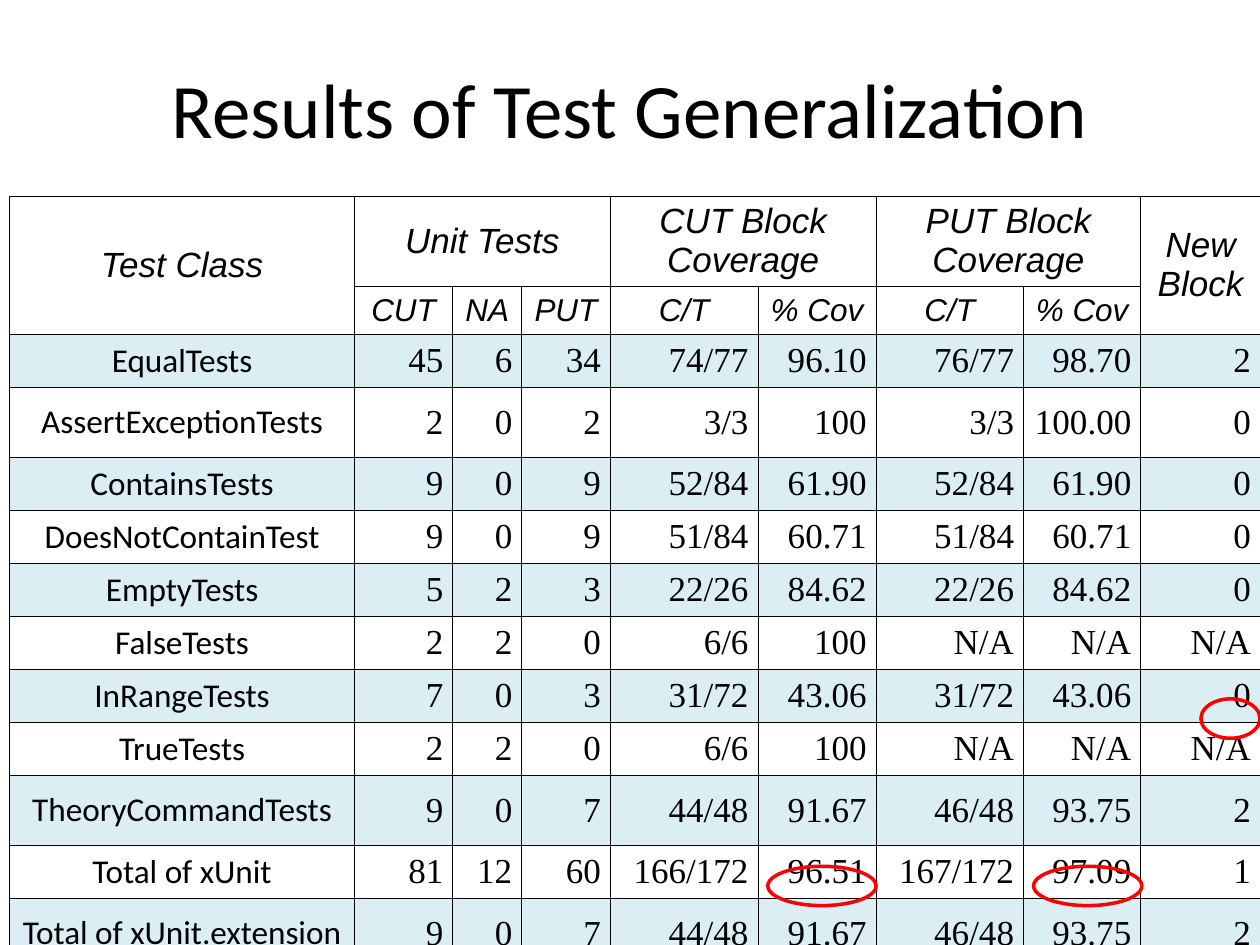
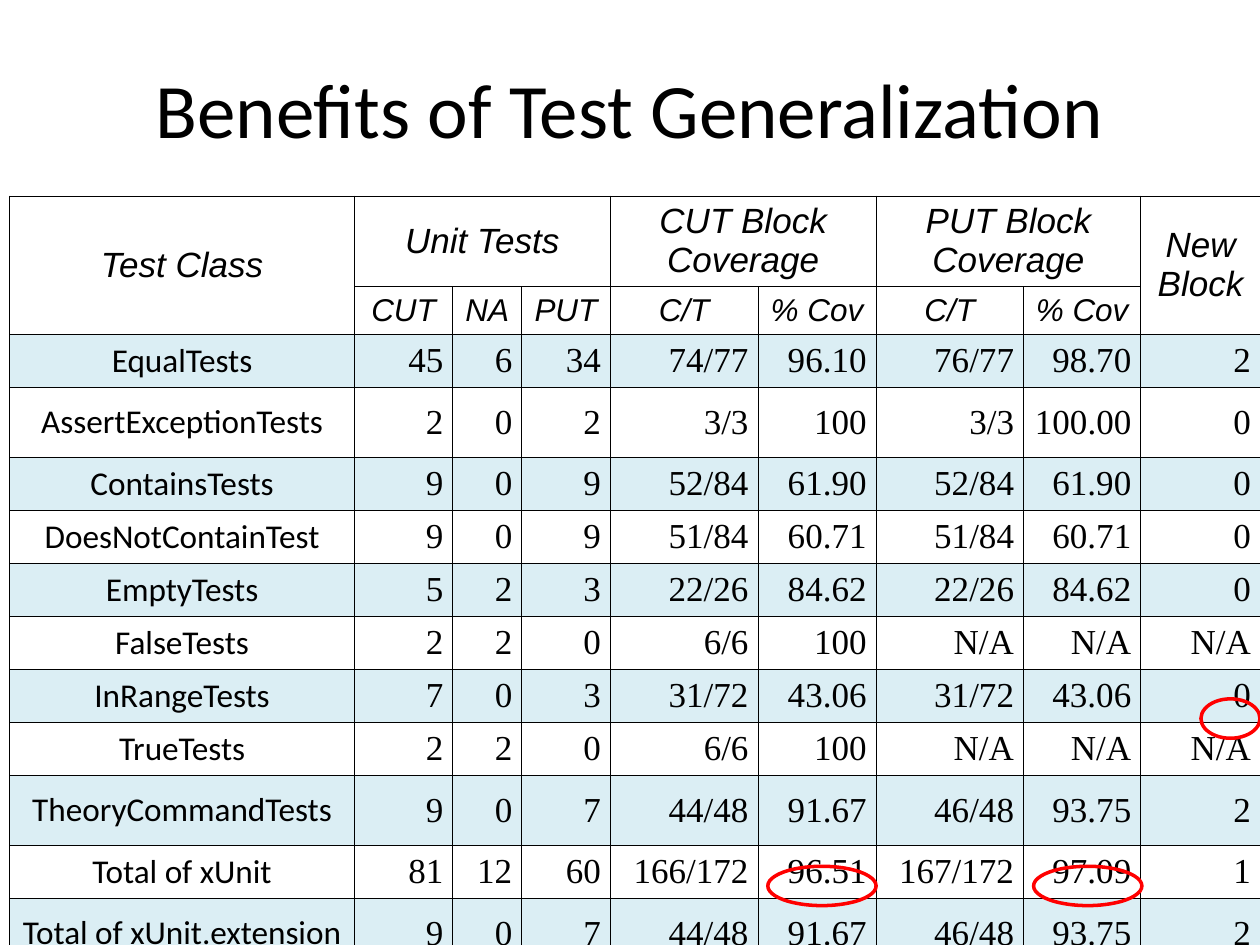
Before and after one commit to mentaman/cspat, a slide deck: slide 10 of xunit/report/Testing.ppt. Drawn at 1260x945 pixels with LibreOffice and Linux fonts; fonts in the diff are those of the drawing. Boxes give left, top, right and bottom in pixels: in the first picture for what was removed or moved away, otherwise in the second. Text is boxed around its words. In the diff, an @@ line names an element or a change of style, - is before the commit and + after.

```diff
--- a/xunit/report/Testing.ppt
+++ b/xunit/report/Testing.ppt
@@ title at (156, 84, 1103, 139): text changed @@
-Results of Test Generalization
+Benefits of Test Generalization
```
Also in this commit, not shown: 3 other slides changed.
